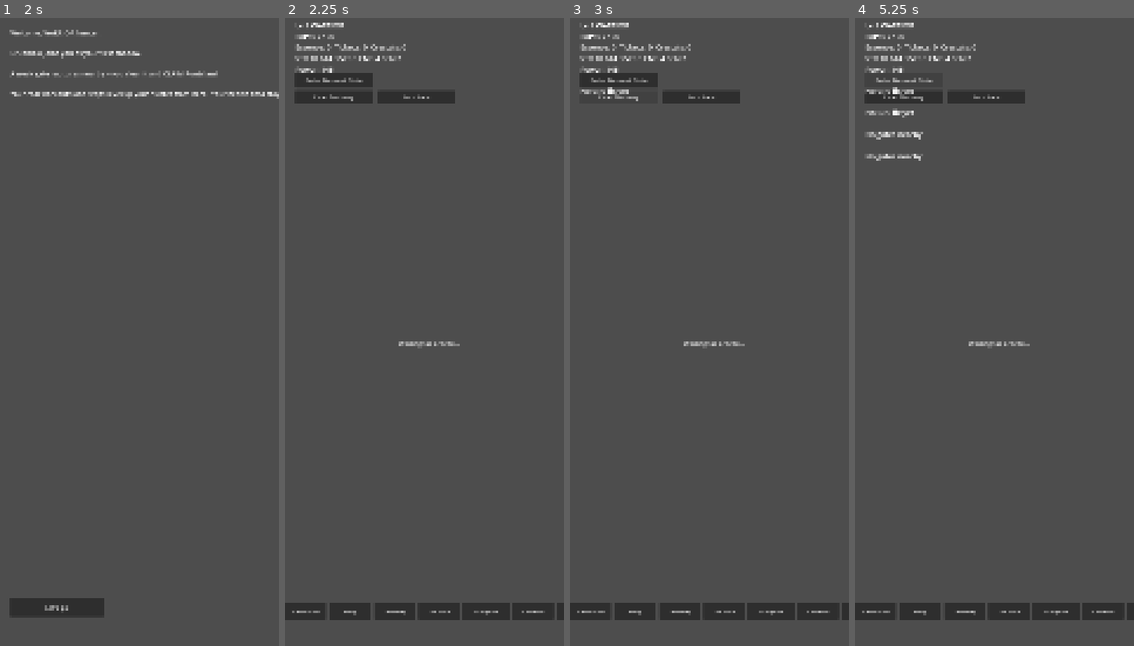
Above: before the commit, frames 1-4 (left to right).
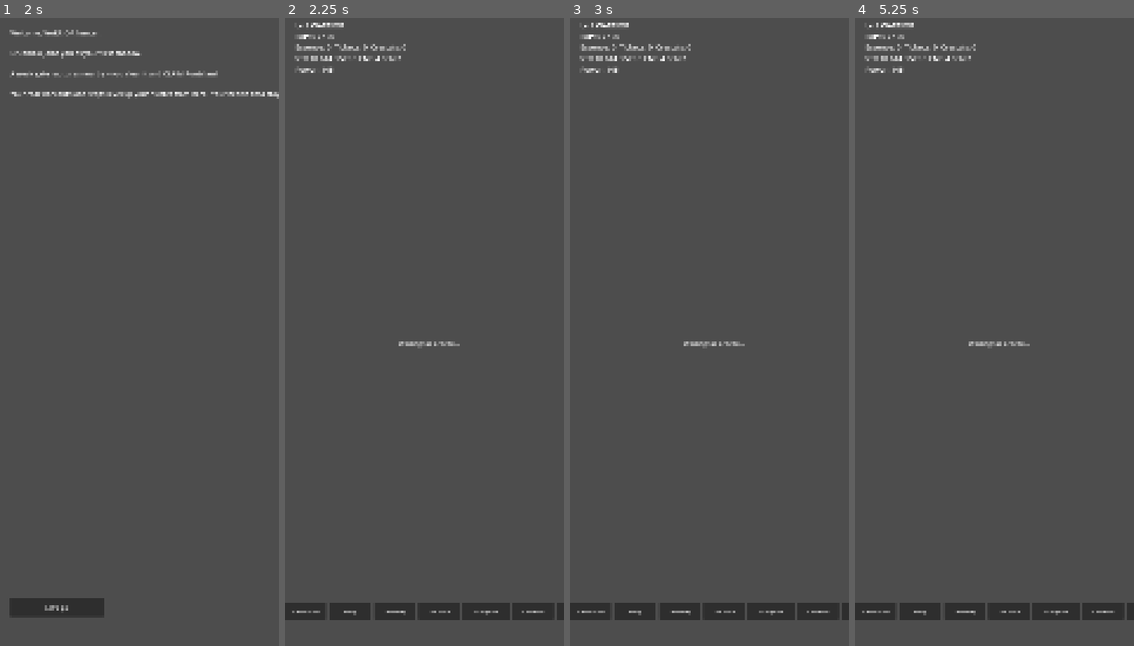
Above: after the commit, the same moments.

Repository: Luke-AI-Developments/HollowHunter
Game: Godot game, scene res://scenes/main.tscn
Two runs of this game, one before a commit and one after it. Both use one fixed random seed, a clock stepped at 60 frames per second and the inputs below.
Inputs (mouse positions are in pixels of both pictures, inside the frame that each line leads up to):
- Up to frame 1 (2 s): tap Enter at 0.5 s; move the mouse to (200, 300) at 0.52 s; hold Shift 0.53-1.25 s; click (200, 300) at 0.67 s; click "Warrior" at 1.25 s
- Up to frame 2 (2.25 s): click "Let's go" at 2 s
- Up to frame 3 (3 s): click (620, 99) at 2.75 s, where only the run before the commit has a clickable "Claim Sanctuary"
- Up to frame 4 (5.25 s): click (986, 99) at 3.5 s, where only the run before the commit has a clickable "Lore Stone"; click (905, 80) at 4.25 s, where only the run before the commit has a clickable "Enter Nearest Gate"; click (905, 80) at 5 s, where only the run before the commit has a clickable "Enter Nearest Gate"

Frame 1 is identical in both runs. In frame 2, 1.6% of the frame differs, in the area x 3-61%, y 8-14%; in frame 3, 1.2%; in frame 4, 1.5%.

Commit message:
feat: tap-to-marker interaction for gates/sanctuaries/lorestones/stronghold, remove old action buttons
Co-Authored-By: Claude Sonnet 5 <noreply@anthropic.com>
Claude-Session: https://claude.ai/code/session_0167BKSSHfhe9pr4szubNPTQ

Diff:
--- a/scenes/main.gd
+++ b/scenes/main.gd
@@ -10,6 +10,9 @@
 ## time a subclass is chosen.
 
 const CLASSES := ["WARRIOR", "GUARDIAN", "ASSASSIN", "MAGE", "SUPPORT"]
+const MARKER_CARD_SIZE := Vector2(240.0, 110.0)
+const MARKER_CARD_MARGIN := 12.0  ## keeps the card off the very edge of the screen
+const MARKER_CARD_GAP := 16.0  ## vertical gap between the card and the marker it points at
 
 var bridge: Object
 var state: HunterState
@@ -28,6 +31,9 @@
 var _last_lat: float = 0.0  ## most recent GPS fix -- §8a's ticket gate spawns "where you are"
 var _last_lon: float = 0.0
 var _pending_break_gate: Dictionary = {}  ## Phase 2/P8: the offered-but-not-yet-answered §8b gate
+var _card_poi_type: String = ""  ## which POI MarkerCard's action button currently
+var _card_poi_index: int = -1  ## acts on -- set by _show_sanctuary_card()/
+## _show_lorestone_card(), read by _on_marker_card_action_pressed().
 var _moves: Array = []  ## Phase 3/step 5: content/moves.json, loaded once (§16 combat overhaul)
 var _shop_catalog: Dictionary = {}  ## Phase 4/shop step 1: content/shop.json, loaded once
 var _pending_battle_gate: Dictionary = {}  ## the gate a live BattlePanel fight will resolve into
@@ -47,7 +53,10 @@
 @onready var game_ui: Node2D = $GameUI
 @onready var label: Label = $GameUI/Label
 @onready var map_view: MapView = $GameUI/MapView
-@onready var enter_gate_button: Button = $GameUI/EnterGateButton
+@onready var marker_card: Panel = $GameUI/MarkerCard
+@onready var marker_card_type_label: Label = $GameUI/MarkerCard/TypeLabel
+@onready var marker_card_subtitle_label: Label = $GameUI/MarkerCard/SubtitleLabel
+@onready var marker_card_action_button: Button = $GameUI/MarkerCard/ActionButton
 @onready var inventory_button: Button = $GameUI/NavScroll/NavRow/InventoryButton
 @onready var inventory_view: InventoryView = $GameUI/InventoryPanel
 @onready var hunter_gear_button: Button = $GameUI/NavScroll/NavRow/HunterGearButton
@@ -64,8 +73,6 @@
 @onready var place_stronghold_button: Button = $GameUI/StrongholdPanel/PlaceStrongholdButton
 @onready var confirm_stronghold_button: Button = $GameUI/ConfirmStrongholdButton
 @onready var cancel_stronghold_button: Button = $GameUI/CancelStrongholdButton
-@onready var claim_sanctuary_button: Button = $GameUI/ClaimSanctuaryButton
-@onready var lorestone_button: Button = $GameUI/LoreStoneButton
 @onready var character_button: Button = $GameUI/NavScroll/NavRow/CharacterButton
 @onready var character_view: CharacterView = $GameUI/CharacterPanel
 @onready var use_ticket_button: Button = $GameUI/NavScroll/NavRow/UseTicketButton
@@ -223,8 +230,6 @@
 
 func _start_game() -> void:
 	_refresh_label()
-	if not enter_gate_button.pressed.is_connected(_on_enter_gate_pressed):
-		enter_gate_button.pressed.connect(_on_enter_gate_pressed)
 	inventory_view.bind(state, _equipment, _monsters)
 	hunter_gear_view.bind(state, _equipment, inventory_view)
 	shadow_gear_view.bind(state, _equipment, _monsters, inventory_view)
@@ -239,10 +244,11 @@
 	_setup_gear_panels()
 
 
-## Wires every button once. Idempotency guard (mirrors enter_gate_button
-## above) -- _start_game() can run again (e.g. after picking a subclass)
-## without double-connecting. Per-panel row-building/button-wiring now
-## lives in each panel's own controller script (HunterGearView etc.) --
+## Wires every button once. Idempotency guard (checks
+## hunter_gear_button.pressed first) -- _start_game() can run again (e.g.
+## after picking a subclass) without double-connecting. Per-panel
+## row-building/button-wiring now lives in each panel's own controller
+## script (HunterGearView etc.) --
 ## this only wires the OPEN buttons and the cross-panel signals those
 ## controllers emit (state_changed for the shared HUD, plus the couple of
 ## one-off messages -- Stronghold's collect summary, a Trial result --
@@ -267,8 +273,6 @@
 		place_stronghold_button.pressed.connect(_on_place_stronghold_pressed)
 		confirm_stronghold_button.pressed.connect(_on_confirm_stronghold_pressed)
 		cancel_stronghold_button.pressed.connect(_on_cancel_stronghold_pressed)
-		claim_sanctuary_button.pressed.connect(_on_claim_sanctuary_pressed)
-		lorestone_button.pressed.connect(_on_lorestone_pressed)
 		character_button.pressed.connect(_on_character_button_pressed)
 		character_view.state_changed.connect(_on_state_changed)
 		character_view.trial_result.connect(_on_character_trial_result)
@@ -282,6 +286,9 @@
 		gate_break_accept_button.pressed.connect(_on_gate_break_accept_pressed)
 		gate_break_dismiss_button.pressed.connect(_on_gate_break_dismiss_pressed)
 		gate_break_timer.timeout.connect(_maybe_offer_gate_break)
+		map_view.marker_tapped.connect(_on_marker_tapped)
+		map_view.map_tapped_empty.connect(_on_map_tapped_empty)
+		marker_card_action_button.pressed.connect(_on_marker_card_action_pressed)
 
 
 func _on_location_permission_result(granted: bool) -> void:
@@ -568,14 +575,97 @@
 	label.text += msg
 
 
-func _on_enter_gate_pressed() -> void:
-	var idx := map_view.get_nearest_gate_index()
-	if idx < 0:
-		label.text += "\n\nNo gates nearby"
-		return
-	var gate := map_view.get_gate(idx)
-	map_view.remove_gate(idx)
+func _on_marker_tapped(info: Dictionary) -> void:
+	match info["type"]:
+		"gate":
+			marker_card.visible = false
+			_enter_gate(info["index"])
+		"sanctuary":
+			_show_sanctuary_card(info["index"], info["screen_pos"])
+		"lorestone":
+			_show_lorestone_card(info["index"], info["screen_pos"])
+		"stronghold":
+			marker_card.visible = false
+			stronghold_view.open()
+
+
+func _on_map_tapped_empty() -> void:
+	marker_card.visible = false
+
+
+## Positions MarkerCard above marker_screen_pos, clamped to stay fully
+## on-screen -- flips below the marker instead when there isn't enough
+## room above it (near the top of the screen). 1080.0 is this project's
+## fixed viewport width (project.godot's window/size/viewport_width),
+## same hardcoded-pixel convention every other node in main.tscn already
+## uses -- there's no responsive layout system in this codebase.
+func _position_marker_card(marker_screen_pos: Vector2) -> void:
+	var pos := (
+		marker_screen_pos - Vector2(MARKER_CARD_SIZE.x / 2.0, MARKER_CARD_SIZE.y + MARKER_CARD_GAP)
+	)
+	if pos.y < MARKER_CARD_MARGIN:
+		pos.y = marker_screen_pos.y + MARKER_CARD_GAP
+	pos.x = clamp(pos.x, MARKER_CARD_MARGIN, 1080.0 - MARKER_CARD_SIZE.x - MARKER_CARD_MARGIN)
+	marker_card.position = pos
+	marker_card.visible = true
+
+
+func _enter_gate(index: int) -> void:
+	var gate := map_view.get_gate(index)
+	if gate.is_empty():
+		return
+	map_view.remove_gate(index)
 	_start_gate_battle(gate)
+
+
+func _show_sanctuary_card(index: int, screen_pos: Vector2) -> void:
+	var poi := map_view.get_sanctuary(index)
+	var distance := MapGeometry.distance_metres(_last_lat, _last_lon, poi["lat"], poi["lon"])
+	var in_range := distance <= GameLogic.POI_PROXIMITY_RADIUS_M
+	var now := int(Time.get_unix_time_from_system())
+	var on_cooldown := (
+		state.last_sanctuary_claim_at != 0
+		and now - state.last_sanctuary_claim_at < GameLogic.SANCTUARY_CLAIM_COOLDOWN_S
+	)
+	_card_poi_type = "sanctuary"
+	_card_poi_index = index
+	marker_card_type_label.text = "SANCTUARY"
+	if not in_range:
+		marker_card_subtitle_label.text = "%dm away — too far" % int(distance)
+		marker_card_action_button.text = "Too far away"
+		marker_card_action_button.disabled = true
+	elif on_cooldown:
+		marker_card_subtitle_label.text = "%dm away" % int(distance)
+		marker_card_action_button.text = "Already claimed today"
+		marker_card_action_button.disabled = true
+	else:
+		marker_card_subtitle_label.text = "%dm away" % int(distance)
+		marker_card_action_button.text = "Claim"
+		marker_card_action_button.disabled = false
+	_position_marker_card(screen_pos)
+
+
+func _show_lorestone_card(index: int, screen_pos: Vector2) -> void:
+	var poi := map_view.get_lorestone(index)
+	var distance := MapGeometry.distance_metres(_last_lat, _last_lon, poi["lat"], poi["lon"])
+	var in_range := distance <= GameLogic.POI_PROXIMITY_RADIUS_M
+	var discovered: bool = state.discovered_lorestone_ids.has(poi["id"])
+	_card_poi_type = "lorestone"
+	_card_poi_index = index
+	marker_card_type_label.text = "LORE STONE"
+	if not in_range:
+		marker_card_subtitle_label.text = "%dm away — too far" % int(distance)
+		marker_card_action_button.text = "Too far away"
+		marker_card_action_button.disabled = true
+	elif discovered:
+		marker_card_subtitle_label.text = "%dm away" % int(distance)
+		marker_card_action_button.text = "Already discovered"
+		marker_card_action_button.disabled = true
+	else:
+		marker_card_subtitle_label.text = "%dm away" % int(distance)
+		marker_card_action_button.text = "Discover"
+		marker_card_action_button.disabled = false
+	_position_marker_card(screen_pos)
 
 
 ## Phase 2/P8: probabilistic Gate Break offer (§8b), checked on a timer
@@ -679,18 +769,16 @@
 	cancel_stronghold_button.visible = false
 
 
-## Same always-visible / message-on-press convention as
-## _on_enter_gate_pressed() -- no per-frame enable/disable bookkeeping.
-func _on_claim_sanctuary_pressed() -> void:
-	if not _has_location:
-		label.text += "\n\nNo GPS fix yet"
-		return
-	var idx := map_view.nearest_sanctuary_index_in_range(
-		_last_lat, _last_lon, GameLogic.POI_PROXIMITY_RADIUS_M
-	)
-	if idx < 0:
-		label.text += "\n\nNo Sanctuary nearby"
-		return
+func _on_marker_card_action_pressed() -> void:
+	marker_card.visible = false
+	match _card_poi_type:
+		"sanctuary":
+			_claim_sanctuary()
+		"lorestone":
+			_discover_lorestone()
+
+
+func _claim_sanctuary() -> void:
 	var claimed := state.claim_sanctuary(
 		Time.get_unix_time_from_system(),
 		GameLogic.SANCTUARY_ESSENCE_REWARD,
@@ -708,17 +796,8 @@
 	)
 
 
-func _on_lorestone_pressed() -> void:
-	if not _has_location:
-		label.text += "\n\nNo GPS fix yet"
-		return
-	var idx := map_view.nearest_lorestone_index_in_range(
-		_last_lat, _last_lon, GameLogic.POI_PROXIMITY_RADIUS_M
-	)
-	if idx < 0:
-		label.text += "\n\nNo Lore Stone nearby"
-		return
-	var stone := map_view.get_lorestone(idx)
+func _discover_lorestone() -> void:
+	var stone := map_view.get_lorestone(_card_poi_index)
 	var discovered := state.discover_lorestone(stone["id"], GameLogic.LORESTONE_ESSENCE_REWARD)
 	if not discovered:
 		label.text += "\n\nAlready discovered"
--- a/scenes/main.tscn
+++ b/scenes/main.tscn
@@ -124,45 +124,53 @@
 position = Vector2(540, 1265)
 script = ExtResource("2")
 
-[node name="EnterGateButton" type="Button" parent="GameUI"]
+[node name="MarkerCard" type="Panel" parent="GameUI"]
+visible = false
+z_index = 1
+offset_left = 0.0
+offset_top = 0.0
+offset_right = 240.0
+offset_bottom = 110.0
+
+[node name="TypeLabel" type="Label" parent="GameUI/MarkerCard"]
+offset_left = 12.0
+offset_top = 8.0
+offset_right = 228.0
+offset_bottom = 34.0
+theme_override_font_sizes/font_size = 16
+text = "SANCTUARY"
+
+[node name="SubtitleLabel" type="Label" parent="GameUI/MarkerCard"]
+offset_left = 12.0
+offset_top = 36.0
+offset_right = 228.0
+offset_bottom = 62.0
+theme_override_font_sizes/font_size = 14
+text = "0m away"
+
+[node name="ActionButton" type="Button" parent="GameUI/MarkerCard"]
+offset_left = 12.0
+offset_top = 68.0
+offset_right = 228.0
+offset_bottom = 102.0
+theme_override_font_sizes/font_size = 18
+text = "Claim"
+
+[node name="ConfirmStrongholdButton" type="Button" parent="GameUI"]
+visible = false
 offset_left = 40.0
 offset_top = 210.0
 offset_right = 340.0
 offset_bottom = 270.0
-theme_override_font_sizes/font_size = 24
-text = "Enter Nearest Gate"
-
-[node name="ClaimSanctuaryButton" type="Button" parent="GameUI"]
-offset_left = 40.0
-offset_top = 280.0
-offset_right = 340.0
-offset_bottom = 330.0
-theme_override_font_sizes/font_size = 20
-text = "Claim Sanctuary"
-
-[node name="LoreStoneButton" type="Button" parent="GameUI"]
+theme_override_font_sizes/font_size = 20
+text = "Confirm Location"
+
+[node name="CancelStrongholdButton" type="Button" parent="GameUI"]
+visible = false
 offset_left = 360.0
-offset_top = 280.0
-offset_right = 660.0
-offset_bottom = 330.0
-theme_override_font_sizes/font_size = 20
-text = "Lore Stone"
-
-[node name="ConfirmStrongholdButton" type="Button" parent="GameUI"]
-visible = false
-offset_left = 40.0
-offset_top = 340.0
-offset_right = 340.0
-offset_bottom = 390.0
-theme_override_font_sizes/font_size = 20
-text = "Confirm Location"
-
-[node name="CancelStrongholdButton" type="Button" parent="GameUI"]
-visible = false
-offset_left = 360.0
-offset_top = 340.0
+offset_top = 210.0
 offset_right = 560.0
-offset_bottom = 390.0
+offset_bottom = 270.0
 theme_override_font_sizes/font_size = 20
 text = "Cancel"
 
